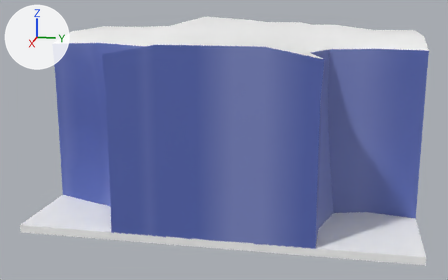
The glTF model common/assets/models/winter/wall_slim_join4_1.glb, before and after one commit.
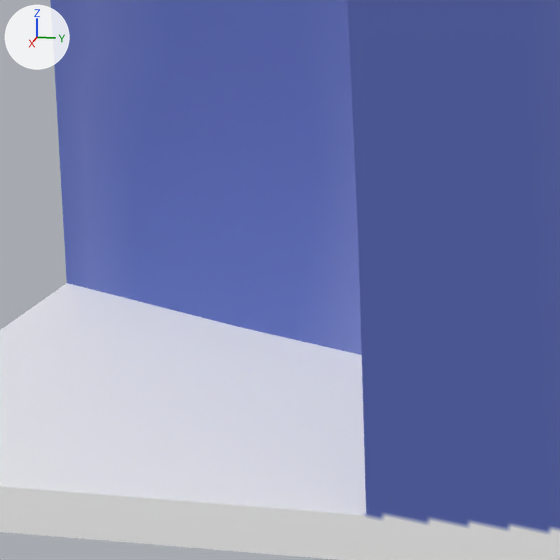
The first picture shows the older version from a camera (50 mm lens) standing at (3.73, 0.61, 1.2) and looking at (0.08, -0.12, 0.29). The close-ups show both versions on the part from 12% to 32% of the width and 53% to 86% of the height of that picture; other places that the commit changed are outside them. Every picture has the same lights, and +X, +Y and +Z are marked at upper left. Vertices at the same position are counted once.

The older version as bpy lines, for what is in view:
```python
me_cube_019 = bpy.data.meshes.new('Cube.019')
me_cube_019.from_pydata(...)  # 293 vertices, 582 faces; spans x -1.0..1.0, y -1.0..1.0, z -0.02..1.02
me_cube_019.materials.append(mat_material_005)  # picture img_tex_join4
ob_wall_slim_join4_1_001 = bpy.data.objects.new('wall_slim_join4_1.001', me_cube_019)
ob_wall_slim_join4_1_001.location = (0.0, 0.0, 0.0)
```
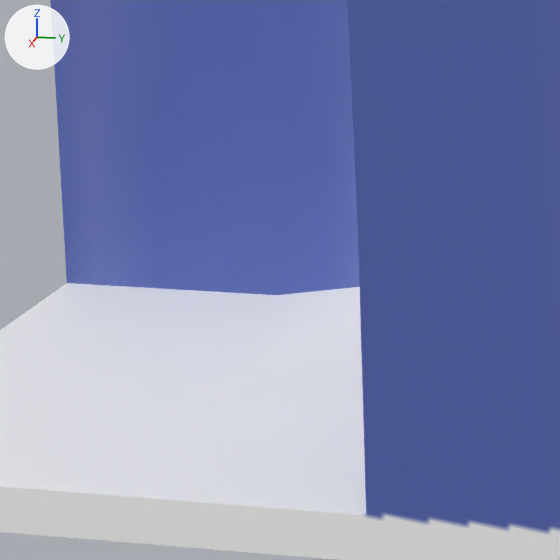
What differs and where, as boxes [x1, y1, x2, y2] in the close-ups (560 x 560 px; the box of a moved part takes in the faces that stretch with it):
part 1 of me_cube_019, moved or reshaped: [0, 47, 366, 515] in both

The change, as a diff of the scene's bpy script:
```diff
--- a/common/assets/models/winter/wall_slim_join4_1.glb.py
+++ b/common/assets/models/winter/wall_slim_join4_1.glb.py
@@ me_cube_019 @@
 me_cube_019.from_pydata(...)  # 293 vertices, 582 faces; spans x -1.0..1.0, y -1.0..1.0, z -0.02..1.02
 # used by ob_wall_slim_join4_1_001; location = (0.0, 0.0, 0.0)
-me_cube_019.vertices[188].co = (0.59, -0.79, 0.02)  # pixel (237, 326)
-me_cube_019.vertices[190].co = (0.81, -0.74, 0.02)  # pixel (183, 413)
-me_cube_019.vertices[207].co = (0.65, -0.64, 0.02)
-me_cube_019.vertices[262].co = (0.75, -0.59, 0.03)
+# me_cube_019 part 1
+me_cube_019.vertices[188].co = (0.5, -0.79, 0.02)  # pixel (276, 295)
+me_cube_019.vertices[190].co = (0.78, -0.75, 0.02)  # pixel (193, 400)
+me_cube_019.vertices[207].co = (0.63, -0.6, 0.09)
+me_cube_019.vertices[262].co = (0.75, -0.5, 0.03)
 me_cube_019.materials.append(mat_material_005)
```
